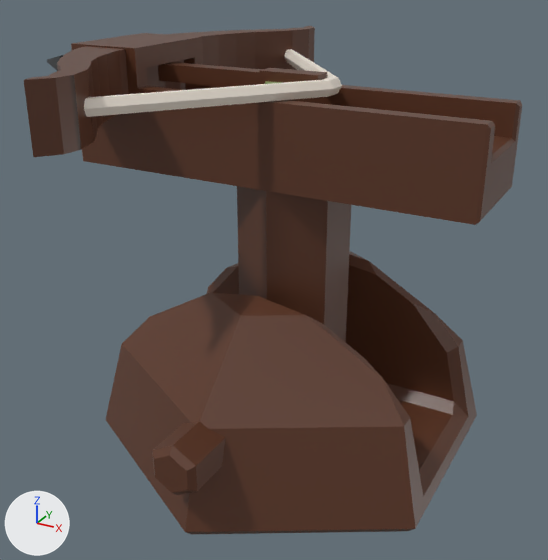
One commit to the Blender file BlenderMesh/Tower2.blend: the scene before it, then after it.
The view is the same before and after, from a 50 mm camera at (5.82, -11.33, 8.73) aimed at (-0.43, 0.04, 3.05). Arrows for +X, +Y and +Z are at lower left; the lights stay in place.
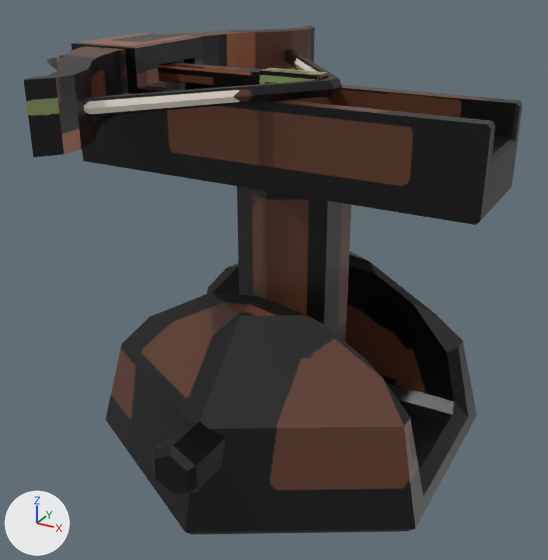
Changed parts and their boxes [x1, y1, x2, y2] in the pictures (548 x 560 px; the box of a moved part takes in the faces that stretch with it):
part 1 of me_cube_005, surface changed (brown to black): [71, 33, 522, 342] in both
part 2 of me_cube_008, moved or reshaped: [24, 28, 315, 157] in both
part 3 of me_cube_008, surface changed: [25, 26, 342, 117] in both
part 4 of me_cylinder_005, surface changed (brown to black): [106, 251, 477, 535] in both
part 5 of me_cube_012, surface changed (brown to black): [47, 55, 327, 98] in both

The edits, one by one:
me_cube_005 has 51 vertices, 36 faces and spans x -1.0..1.0, y -3.92..3.46, z -5.4..1.08.
me_cube_005 is used by ob_cube; location (0.0, 0.0, 6.11); rotation (0.0, 0.0, -1.571), in degrees (0, 0, -90).
me_cube_005 part 1: texture (UV) coordinates of 36 of 36 faces, centred in x -1.0..1.0, y -3.92..3.46, z -5.4..1.08, changed; they spanned u 0.02..0.94, v 0.06..0.95 and now span u 0.0..0.95, v 0.01..0.95.
me_cube_008 has 108 vertices, 104 faces and spans x -1.13..1.13, y -1.0..7.76, z -1.0..1.0.
me_cube_008 is used by ob_cube_001; parent ob_cube; location (-3.167, 0.0, 6.659); rotation (0.0, 0.0, -1.571), in degrees (0, 0, -90); scale (3.67, 0.506, 0.506).
Part 2, on me_cube_008:
18 faces are deleted.
18 new faces join them.
me_cube_008 part 3: 103 kept faces spanning x -1.13..1.13, y -1.0..7.76, z -1.0..1.0 get new texture (UV) coordinates.
me_cylinder_005 has 84 vertices, 72 faces and spans x -3.19..3.19, y -1.88..1.49, z -3.95..3.95.
me_cylinder_005 is used by ob_cylinder_001; location (0.0, 0.0, 1.49); rotation (-1.571, 0.0, 0.0), in degrees (-90, 0, 0).
me_cylinder_005 part 4: texture (UV) coordinates of 72 of 72 faces, centred in x -3.12..3.12, y -1.79..1.49, z -3.95..3.95, changed; they spanned u 0.08..0.97, v 0.06..0.84 and now span u 0.01..0.97, v 0.01..0.89.
me_cube_012 has 180 vertices, 174 faces and spans x -0.94..1.02, y -2.93..2.93, z -1.23..1.23.
me_cube_012 is used by ob_cube_002; location (-2.58, 0.0, 6.68); scale (3.06, 0.146, 0.146).
me_cube_012 part 5: texture (UV) coordinates of 174 of 174 faces, centred in x -0.94..1.01, y -2.78..2.78, z -1.23..1.23, changed; they spanned u 0.01..0.98, v 0.21..0.99 and now span u 0.07..0.99, v 0.19..1.0.
